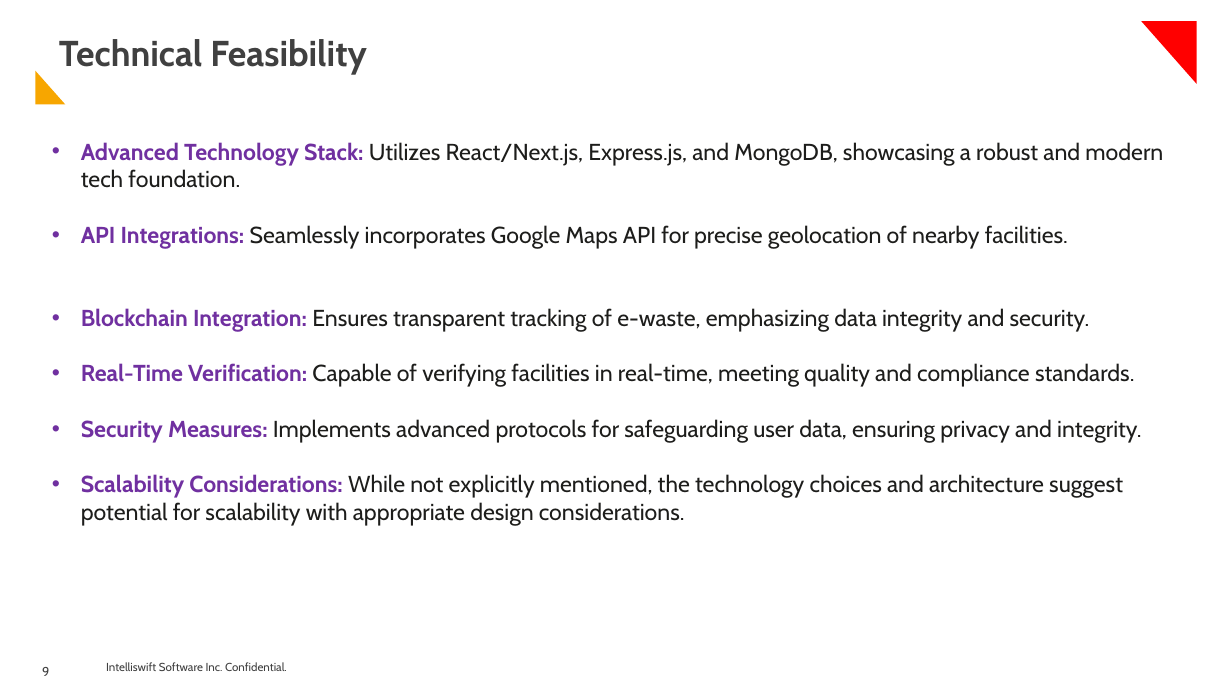
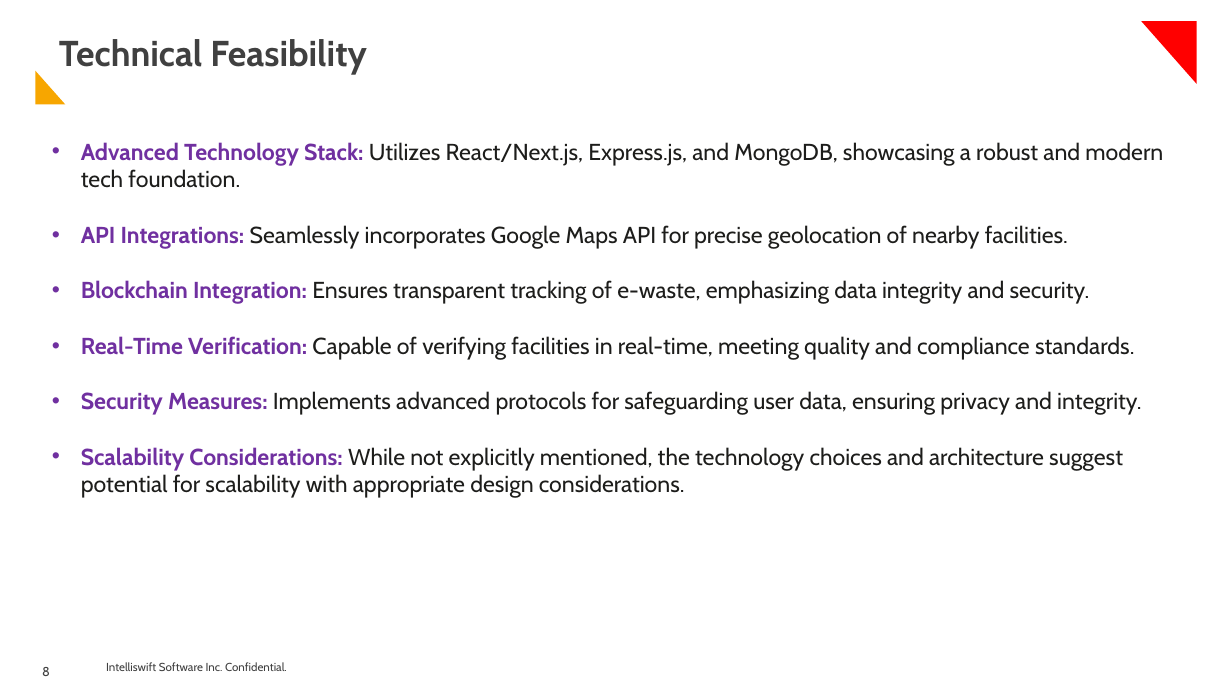
Before and after one commit to shuence/ELocate, a slide deck: slide 8 of I-nnovate_Hackathon Spam Byte Submission.pptx (slide 9 before the commit). Drawn at 1232x693 pixels with LibreOffice and Linux fonts; fonts in the diff are those of the drawing; background and template pictures are left out. Boxes give left, top, right and bottom in pixels: in the first picture for what was removed or moved away, otherwise in the second. Text is boxed around its words. In the diff, an @@ line names an element or a change of style, - is before the commit and + after.

```diff
--- a/I-nnovate_Hackathon Spam Byte Submission.pptx
+++ b/I-nnovate_Hackathon Spam Byte Submission.pptx
@@ text "Advanced Technology Stack: Utilizes React/Next.js, ..." rewrapped from (81, 142, 1163, 526) to (81, 142, 1163, 498) @@
@@ page number at (42, 667, 50, 676): text changed @@
-9
+8
```
Also in this commit, not shown: 6 other slides changed, 2 slides removed.
